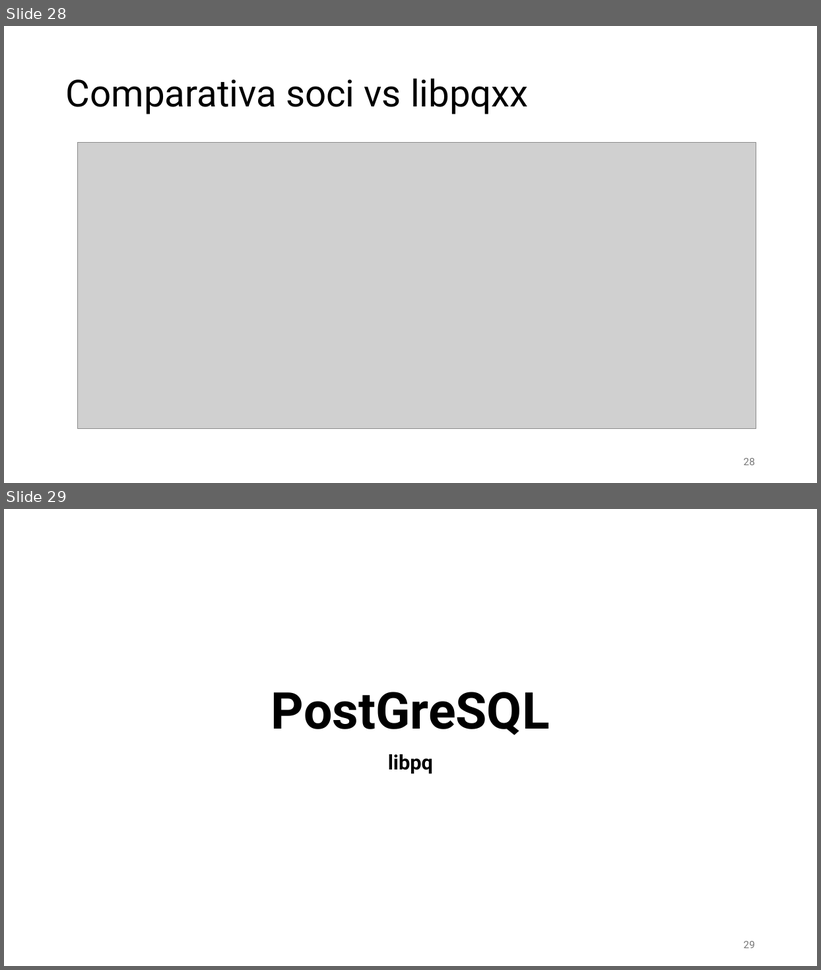
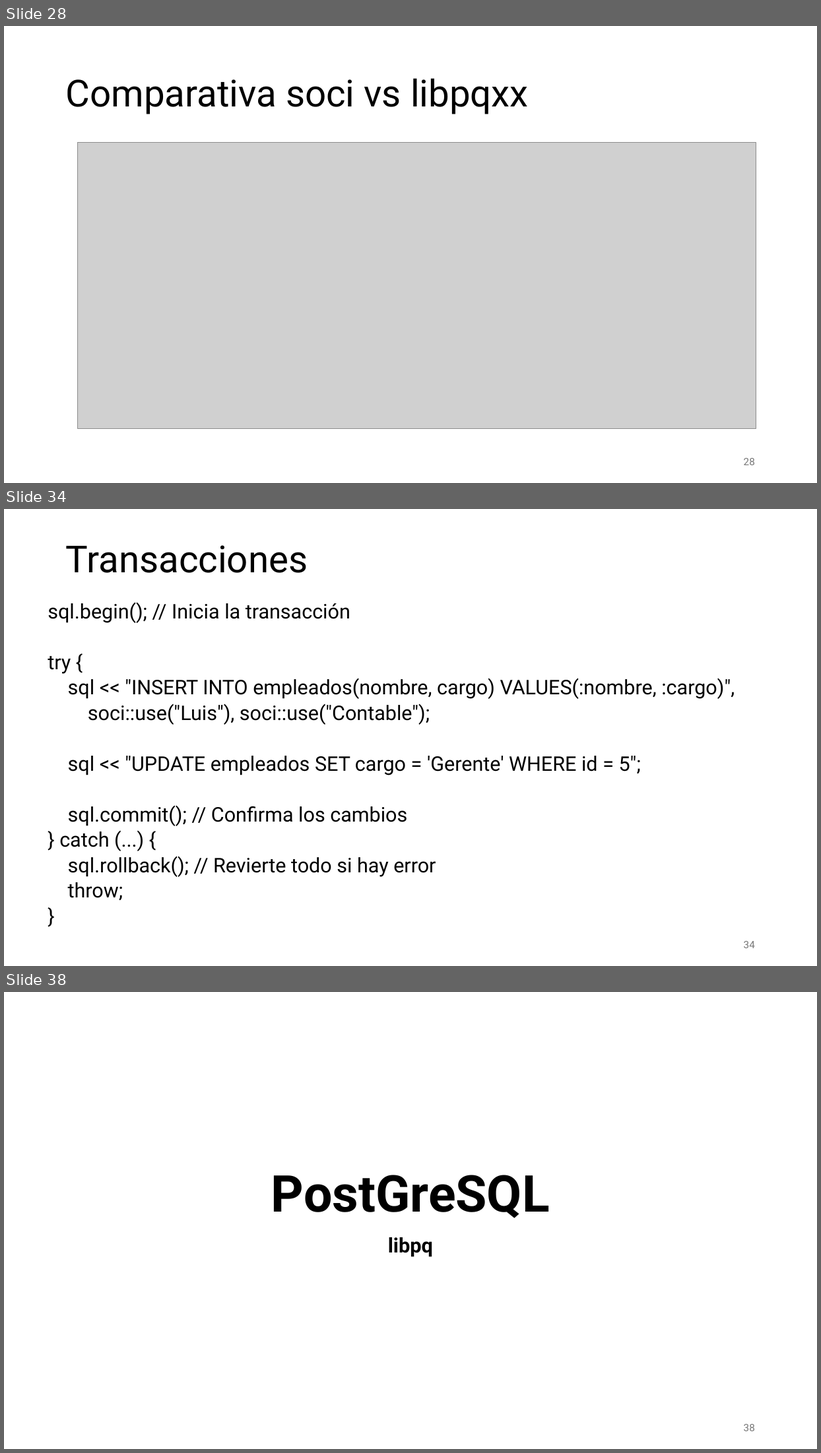
Before and after one commit to aldebarran22/CURSO_CPP_SERVICIOS_30H, a slide deck: doc/4_Gestion_estado_persistencia.pptx. Shown one above the other, each under a label of ours: slides 28 and 29 before the commit, slides 28, 34 and 38 after it; the slides between them are not shown. The pictures are 821x970 and 821x1453 pixels, drawn with LibreOffice and Linux fonts; fonts in the diff are those of the drawing; grey boxes stand for pictures. Boxes give left, top, right and bottom in pixels: in the first picture for what was removed or moved away, otherwise in the second. Text is boxed around its words. In the diff, an @@ line names an element or a change of style, - is before the commit and + after.

```diff
--- a/doc/4_Gestion_estado_persistencia.pptx
+++ b/doc/4_Gestion_estado_persistencia.pptx
@@ slide 34 added at <box>4,509,817,966</box>, background #FFFFFF @@
@@ title added at <box>66,545,308,573</box>, 44 pt, text #000000 @@
+Transacciones
@@ text added at <box>48,602,735,900</box>, 23.8 pt, text #000000 @@
+sql.begin(); // Inicia la transacción
+try {
+sql << "INSERT INTO empleados(nombre, cargo) VALUES(:nombre, :cargo)",
+soci::use("Luis"), soci::use("Contable");
+sql << "UPDATE empleados SET cargo = 'Gerente' WHERE id = 5";
+sql.commit(); // Confirma los cambios
+} catch (...) {
+sql.rollback(); // Revierte todo si hay error
+throw;
+}
@@ page number added at <box>744,941,755,949</box>, 12 pt, text #797979 @@
+34
@@ what was slide 29 is now slide 38 @@
@@ page number at <box>744,1424,755,1432</box>: text changed @@
-29
+38
```
Also in this commit, not shown: 2 slides changed, 8 other slides added, 7 other files.
